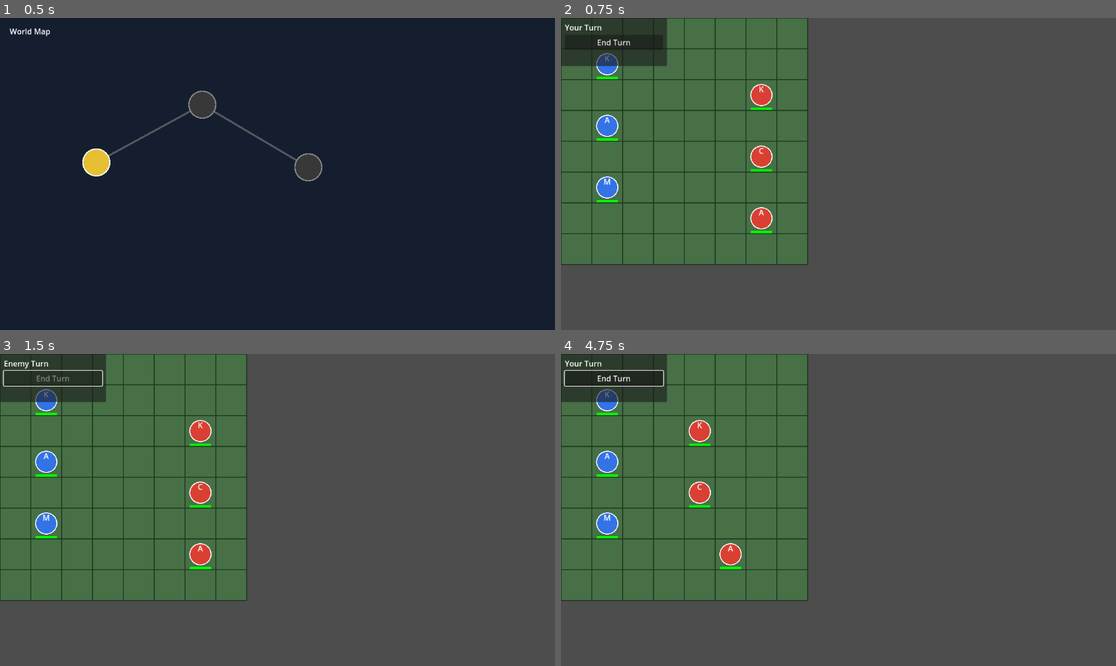
Above: before the commit, frames 1-4 (two rows, left to right).
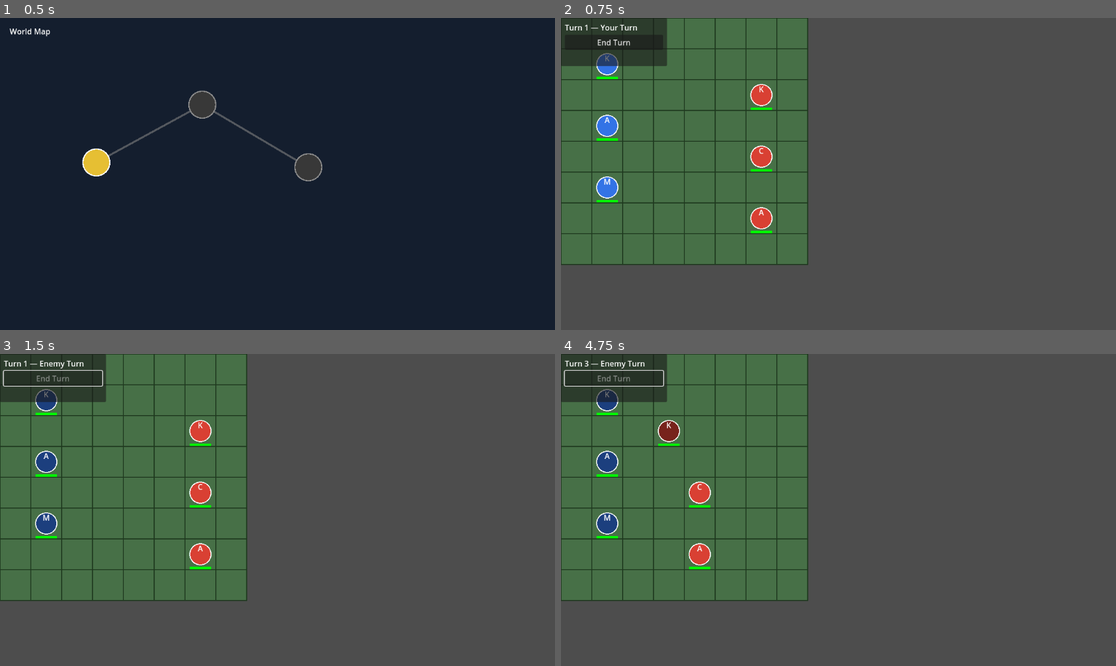
Above: after the commit, the same moments.

Repository: PatrikZhong/kgs-feh-like
Game: Godot game, scene res://scenes/overworld/Overworld.tscn
Two runs of this game, one before a commit and one after it. Both use one fixed random seed, a clock stepped at 60 frames per second and the inputs below.
Inputs (mouse positions are in pixels of both pictures, inside the frame that each line leads up to):
- Up to frame 1 (0.5 s): no input
- Up to frame 2 (0.75 s): click (655, 161) at 0.52 s
- Up to frame 3 (1.5 s): click "End Turn" at 1.25 s
- Up to frame 4 (4.75 s): click (616, 378) at 2 s, where only the run before the commit has a clickable "End Turn"; click "End Turn" at 2.75 s; tap Enter at 3.5 s; move the mouse to (960, 494) at 3.52 s; click (960, 494) at 3.67 s; tap Space at 4.25 s; drag from (727, 525) to (810, 572) at 4.27 s

Frame 1 is identical in both runs. In frame 2, 0.1% of the frame differs, in the area x 0-14%, y 2-5%; in frame 3, 0.7%; in frame 4, 1.8%, in the area x 0-33%, y 2-70%.

Commit message:
Implement round counter with per-unit grey-out
- TurnManager: add turn_count; round ends when all living units on
  both sides have has_moved=true; _new_round() increments counter and
  resets everyone; emits new_round signal
- TurnManager: end_enemy_turn() now detects round completion instead
  of blindly flipping state
- EnemyAI: find first unmoved enemy each call instead of cycling by index
- Unit: is_spent() now returns has_moved alone (grey out on move, not attack)
- HUD: End Turn skips remaining player units; turn label shows round number

Diff:
--- a/scripts/battle/EnemyAI.gd
+++ b/scripts/battle/EnemyAI.gd
@@ -5,23 +5,22 @@
 
 const ACTION_DELAY := 0.35  # seconds before the enemy acts so the player can follow
 
-## Cycles through enemies one per player turn.
-var _next_idx: int = 0
-
 func execute_turn() -> void:
 	var map = TurnManager.battle_map
 	if not map or map.enemy_units.is_empty():
 		TurnManager.end_enemy_turn()
 		return
 
-	var enemies: Array = map.enemy_units
+	# Find the first enemy that hasn't moved this round
+	var enemy = null
+	for e in map.enemy_units:
+		if is_instance_valid(e) and not e.has_moved:
+			enemy = e
+			break
 
-	# Clamp index in case enemies have died since last turn
-	if _next_idx >= enemies.size():
-		_next_idx = 0
-
-	var enemy = enemies[_next_idx]
-	_next_idx = (_next_idx + 1) % enemies.size()
+	if not enemy:
+		TurnManager.end_enemy_turn()
+		return
 
 	await get_tree().create_timer(ACTION_DELAY).timeout
 
--- a/scripts/battle/TurnManager.gd
+++ b/scripts/battle/TurnManager.gd
@@ -1,15 +1,17 @@
 ## Autoload: TurnManager
-## Owns the PLAYER_TURN ↔ ENEMY_TURN state machine.
+## Alternating PLAYER ↔ ENEMY actions. A round ends when every living unit
+## on both sides has moved; the turn counter then increments and all units reset.
 extends Node
 
 signal turn_changed(state: State)
 signal battle_won
 signal battle_lost
+signal new_round(count: int)
 
 enum State { PLAYER_TURN, ENEMY_TURN }
 
 var current_state: State = State.PLAYER_TURN
-## Set by BattleMap on _ready so TurnManager can access unit lists.
+var turn_count: int = 1
 var battle_map = null
 
 # ---------------------------------------------------------------------------
@@ -18,23 +20,35 @@
 
 func start_battle(map) -> void:
 	battle_map = map
+	turn_count = 1
 	current_state = State.PLAYER_TURN
 	emit_signal("turn_changed", current_state)
 
+## Called by BattleMap after a player unit moves, or by HUD End Turn button.
 func end_player_turn() -> void:
 	if current_state != State.PLAYER_TURN:
 		return
+	if _is_battle_over():
+		return
 	current_state = State.ENEMY_TURN
 	emit_signal("turn_changed", current_state)
-	_reset_units(false)
-	EnemyAI.execute_turn()
+	if _any_enemy_unmoved():
+		EnemyAI.execute_turn()
+	else:
+		end_enemy_turn()
 
+## Called by EnemyAI after one enemy has acted.
 func end_enemy_turn() -> void:
-	if current_state != State.ENEMY_TURN:
+	if _is_battle_over():
 		return
-	current_state = State.PLAYER_TURN
-	emit_signal("turn_changed", current_state)
-	_reset_units(true)
+	if _all_player_done() and _all_enemy_done():
+		_new_round()
+	elif _all_player_done():
+		# Player is exhausted but enemies still to act — keep going
+		EnemyAI.execute_turn()
+	else:
+		current_state = State.PLAYER_TURN
+		emit_signal("turn_changed", current_state)
 
 func check_end_conditions() -> void:
 	if not battle_map:
@@ -48,10 +62,34 @@
 # Internal
 # ---------------------------------------------------------------------------
 
-func _reset_units(is_player: bool) -> void:
-	if not battle_map:
-		return
-	var unit_list: Array = battle_map.player_units if is_player else battle_map.enemy_units
-	for unit in unit_list:
+func _new_round() -> void:
+	turn_count += 1
+	for unit in battle_map.player_units + battle_map.enemy_units:
 		if is_instance_valid(unit):
 			unit.reset_turn()
+	current_state = State.PLAYER_TURN
+	emit_signal("turn_changed", current_state)
+	emit_signal("new_round", turn_count)
+
+func _is_battle_over() -> bool:
+	return not battle_map \
+		or battle_map.enemy_units.is_empty() \
+		or battle_map.player_units.is_empty()
+
+func _all_player_done() -> bool:
+	for unit in battle_map.player_units:
+		if is_instance_valid(unit) and not unit.has_moved:
+			return false
+	return true
+
+func _all_enemy_done() -> bool:
+	for unit in battle_map.enemy_units:
+		if is_instance_valid(unit) and not unit.has_moved:
+			return false
+	return true
+
+func _any_enemy_unmoved() -> bool:
+	for unit in battle_map.enemy_units:
+		if is_instance_valid(unit) and not unit.has_moved:
+			return true
+	return false
--- a/scripts/battle/Unit.gd
+++ b/scripts/battle/Unit.gd
@@ -69,7 +69,7 @@
 	tween.tween_property(self, "modulate", Color.WHITE, 0.075)
 
 func is_spent() -> bool:
-	return has_moved and has_attacked
+	return has_moved
 
 # ---------------------------------------------------------------------------
 # Drawing
--- a/scripts/ui/HUD.gd
+++ b/scripts/ui/HUD.gd
@@ -10,7 +10,8 @@
 	TurnManager.turn_changed.connect(_on_turn_changed)
 	TurnManager.battle_won.connect(_on_battle_won)
 	TurnManager.battle_lost.connect(_on_battle_lost)
-	end_turn_btn.pressed.connect(TurnManager.end_player_turn)
+	TurnManager.new_round.connect(_on_new_round)
+	end_turn_btn.pressed.connect(_on_end_turn_pressed)
 	continue_btn.pressed.connect(_on_continue_pressed)
 	result_panel.visible = false
 	_refresh_turn_ui(TurnManager.current_state)
@@ -18,14 +19,25 @@
 func _on_turn_changed(state: TurnManager.State) -> void:
 	_refresh_turn_ui(state)
 
+func _on_new_round(count: int) -> void:
+	_refresh_turn_ui(TurnManager.current_state)
+
 func _refresh_turn_ui(state: TurnManager.State) -> void:
 	match state:
 		TurnManager.State.PLAYER_TURN:
-			turn_label.text = "Your Turn"
+			turn_label.text = "Turn %d — Your Turn" % TurnManager.turn_count
 			end_turn_btn.disabled = false
 		TurnManager.State.ENEMY_TURN:
-			turn_label.text = "Enemy Turn"
+			turn_label.text = "Turn %d — Enemy Turn" % TurnManager.turn_count
 			end_turn_btn.disabled = true
+
+## Marks all unmoved player units as spent, then passes to the enemy.
+func _on_end_turn_pressed() -> void:
+	if TurnManager.battle_map:
+		for unit in TurnManager.battle_map.player_units:
+			if is_instance_valid(unit) and not unit.has_moved:
+				unit.set_moved()
+	TurnManager.end_player_turn()
 
 func _on_battle_won() -> void:
 	result_panel.visible = true
Not shown, changed: .CLAUDE.md
